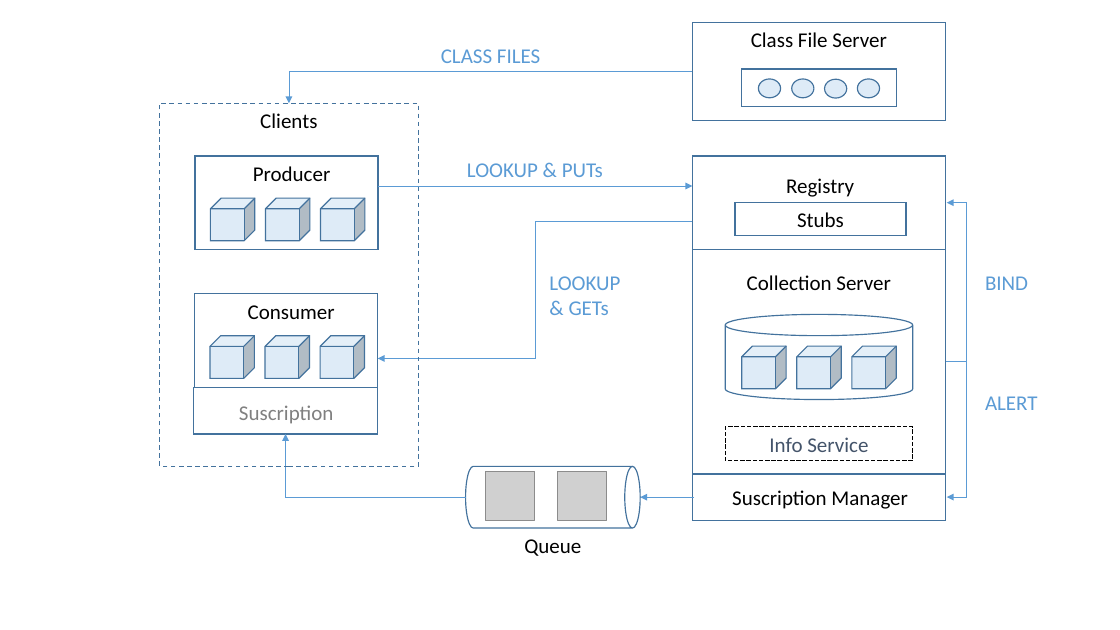
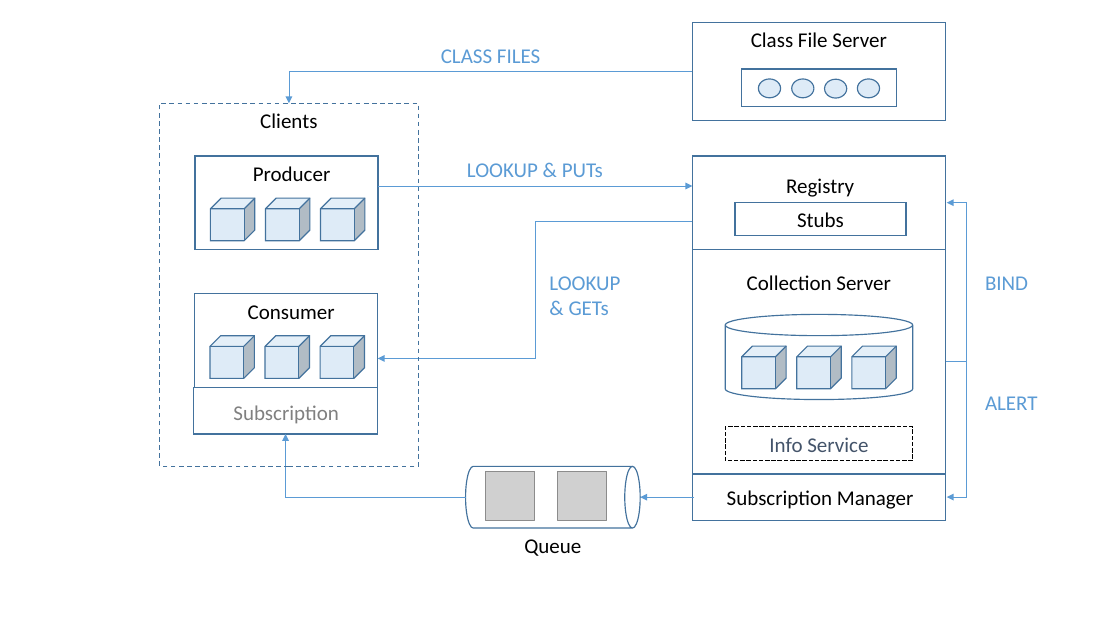
Before and after one commit to JulienAndre26/RMI-spork, a slide deck: slide 1 of docs/Schema.pptx. Drawn at 1120x630 pixels with LibreOffice and Linux fonts; fonts in the diff are those of the drawing; grey boxes stand for pictures. Boxes give left, top, right and bottom in pixels: in the first picture for what was removed or moved away, otherwise in the second. Text is boxed around its words. In the diff, an @@ line names an element or a change of style, - is before the commit and + after.

```diff
--- a/docs/Schema.pptx
+++ b/docs/Schema.pptx
@@ text at (233,405,338,424): text changed @@
-Suscription
+Subscription
@@ text at (727,490,914,509): text changed @@
-Suscription Manager
+Subscription Manager
```
Also in this commit, not shown: 2 other files.
